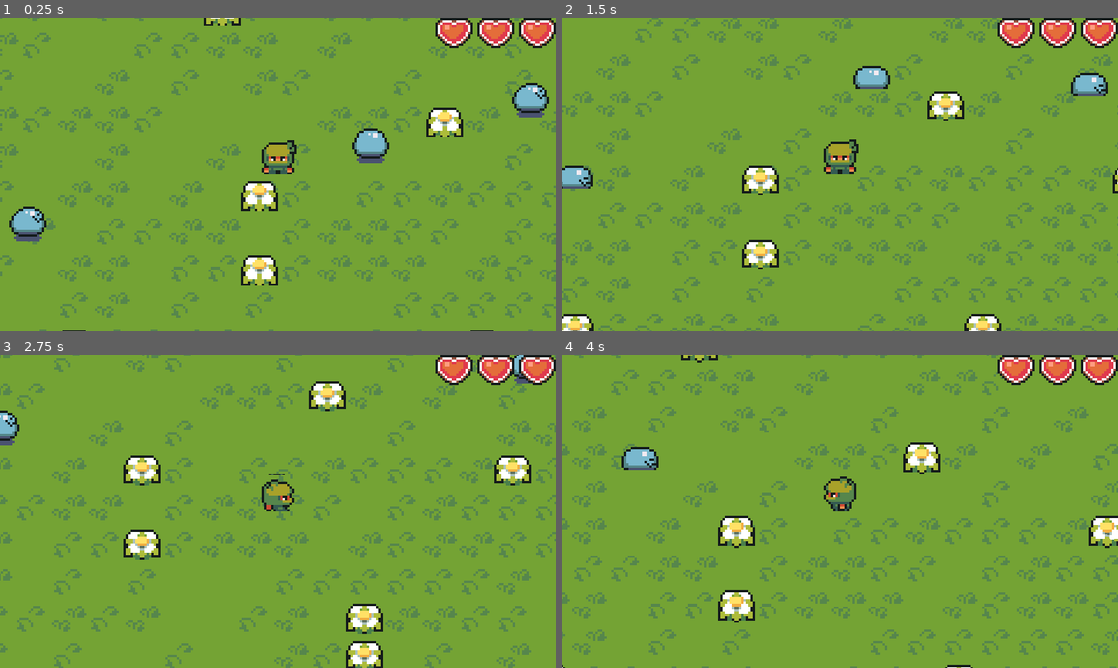
Above: before the commit, frames 1-4 (two rows, left to right).
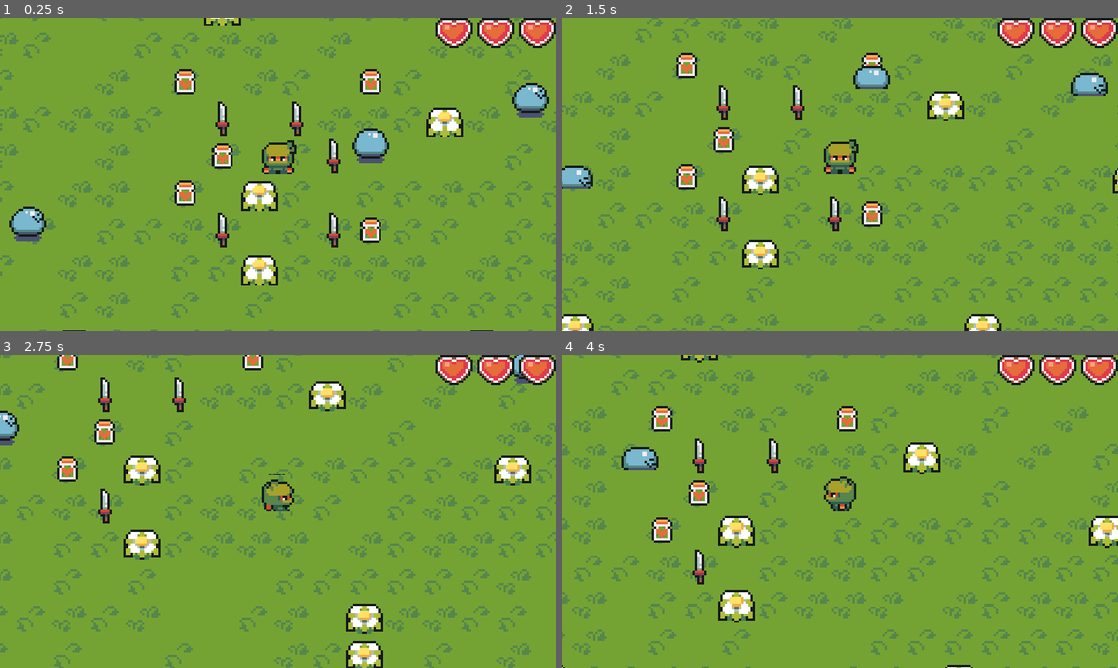
Above: after the commit, the same moments.

Repository: dysonswarm/GodotActionRpg
Game: Godot game, scene res://Scenes/world.tscn
The game is run twice, just before and just after one commit, with the same random seed, the same clock (stepped at 60 frames per second) and the same inputs.
Inputs:
- Up to frame 1 (0.25 s): no input
- Up to frame 2 (1.5 s): hold Right (ui_right) 0.53-1.28 s; hold Down (ui_down) from 1.28 s (still down)
- Up to frame 3 (2.75 s): release Down (ui_down) at 2.03 s; hold Right (ui_right) from 2.03 s (still down)
- Up to frame 4 (4 s): release Right (ui_right) at 2.78 s; hold Up (ui_up) 2.78-3.53 s; hold Left (ui_left) from 3.53 s (still down)

The runs differ from the first frame. In frame 1, 2.1% of the frame differs, in the area x 31-69%, y 16-74%; in frame 2, 1.8%; in frame 3, 1.3%; in frame 4, 1.5%.

Commit message:
Tutortial #18 complete

Diff:
--- /dev/null
+++ b/Collectibles/Collectible.gd
@@ -0,0 +1,4 @@
+extends Area2D
+
+func collect():
+	queue_free()
--- /dev/null
+++ b/Collectibles/collectible.tscn
@@ -0,0 +1,14 @@
+[gd_scene load_steps=3 format=3 uid="uid://jj27ylql2lf8"]
+
+[ext_resource type="Script" path="res://Collectibles/Collectible.gd" id="1_1ymux"]
+
+[sub_resource type="RectangleShape2D" id="RectangleShape2D_qrhf4"]
+resource_local_to_scene = true
+
+[node name="Collectible" type="Area2D"]
+script = ExtResource("1_1ymux")
+
+[node name="CollisionShape2D" type="CollisionShape2D" parent="."]
+shape = SubResource("RectangleShape2D_qrhf4")
+
+[node name="Sprite2D" type="Sprite2D" parent="."]
--- /dev/null
+++ b/Collectibles/lifepot.tscn
@@ -0,0 +1,17 @@
+[gd_scene load_steps=4 format=3 uid="uid://dx2g33mmrrcv"]
+
+[ext_resource type="PackedScene" uid="uid://jj27ylql2lf8" path="res://Collectibles/collectible.tscn" id="1_8dnad"]
+[ext_resource type="Texture2D" uid="uid://bu802mms8jrnb" path="res://Art/LifePot.png" id="2_ohheb"]
+
+[sub_resource type="RectangleShape2D" id="RectangleShape2D_jjg6f"]
+resource_local_to_scene = true
+size = Vector2(8, 10)
+
+[node name="Lifepot" instance=ExtResource("1_8dnad")]
+
+[node name="CollisionShape2D" parent="." index="0"]
+position = Vector2(-1.19209e-07, 0)
+shape = SubResource("RectangleShape2D_jjg6f")
+
+[node name="Sprite2D" parent="." index="1"]
+texture = ExtResource("2_ohheb")
--- /dev/null
+++ b/Collectibles/sword.gd
@@ -0,0 +1,8 @@
+extends "res://Collectibles/Collectible.gd"
+
+@onready var animations = $AnimationPlayer
+
+func collect():
+	animations.play("spin")
+	await animations.animation_finished
+	super.collect()
--- /dev/null
+++ b/Collectibles/sword.tscn
@@ -0,0 +1,61 @@
+[gd_scene load_steps=8 format=3 uid="uid://brh310o5uuhc2"]
+
+[ext_resource type="PackedScene" uid="uid://jj27ylql2lf8" path="res://Collectibles/collectible.tscn" id="1_5b5lj"]
+[ext_resource type="Script" path="res://Collectibles/sword.gd" id="2_1v55l"]
+[ext_resource type="Texture2D" uid="uid://c1pql2v6idn0c" path="res://Art/Sprite.png" id="2_jddvl"]
+
+[sub_resource type="RectangleShape2D" id="RectangleShape2D_3g4vj"]
+resource_local_to_scene = true
+size = Vector2(6, 14)
+
+[sub_resource type="Animation" id="Animation_fsnno"]
+resource_name = "spin"
+length = 0.4
+step = 0.4
+tracks/0/type = "value"
+tracks/0/imported = false
+tracks/0/enabled = true
+tracks/0/path = NodePath("Sprite2D:rotation")
+tracks/0/interp = 1
+tracks/0/loop_wrap = true
+tracks/0/keys = {
+"times": PackedFloat32Array(0, 0.4),
+"transitions": PackedFloat32Array(1, 1),
+"update": 0,
+"values": [0.0, 6.28319]
+}
+
+[sub_resource type="Animation" id="Animation_43qfh"]
+length = 0.001
+tracks/0/type = "value"
+tracks/0/imported = false
+tracks/0/enabled = true
+tracks/0/path = NodePath("Sprite2D:rotation")
+tracks/0/interp = 1
+tracks/0/loop_wrap = true
+tracks/0/keys = {
+"times": PackedFloat32Array(0),
+"transitions": PackedFloat32Array(1),
+"update": 0,
+"values": [0.0]
+}
+
+[sub_resource type="AnimationLibrary" id="AnimationLibrary_k4cca"]
+_data = {
+"RESET": SubResource("Animation_43qfh"),
+"spin": SubResource("Animation_fsnno")
+}
+
+[node name="Sword" instance=ExtResource("1_5b5lj")]
+script = ExtResource("2_1v55l")
+
+[node name="CollisionShape2D" parent="." index="0"]
+shape = SubResource("RectangleShape2D_3g4vj")
+
+[node name="Sprite2D" parent="." index="1"]
+texture = ExtResource("2_jddvl")
+
+[node name="AnimationPlayer" type="AnimationPlayer" parent="." index="2"]
+libraries = {
+"": SubResource("AnimationLibrary_k4cca")
+}
--- a/Player/player.gd
+++ b/Player/player.gd
@@ -9,10 +9,10 @@
 @onready var animations = $AnimationPlayer
 @onready var effects = $Effects
 @onready var hurtTimer = $hurtTimer
+@onready var hurtBox = $hurtBox
 @onready var currentHealth: int = maxHealth
 
 var isHurt = false
-var enemyCollisions = []
 
 func _ready():
 	effects.play("RESET")
@@ -37,8 +37,9 @@
 	move_and_slide()
 	update_animation()
 	if !isHurt:
-		for enemyArea in enemyCollisions:
-			hurtByEnemy(enemyArea)
+		for area in hurtBox.get_overlapping_areas():
+			if area.name == "hitBox":
+				hurtByEnemy(area)
 
 
 func hurtByEnemy(area):
@@ -55,16 +56,12 @@
 	effects.play("RESET")
 	isHurt = false
 
-
-func _on_hurt_box_area_entered(area):
-	if area.name == "hitBox":
-		enemyCollisions.append(area)
-
 func knockback(enemyVelocity: Vector2):
 	var knockbackDirection = (enemyVelocity-velocity).normalized() * knockbackPower
 	velocity = knockbackDirection
 	move_and_slide()
 
 
-func _on_hurt_box_area_exited(area):
-	enemyCollisions.erase(area)
+func _on_hurt_box_area_entered(area):
+	if area.has_method("collect"):
+		area.collect()
--- a/Player/player.tscn
+++ b/Player/player.tscn
@@ -189,4 +189,3 @@
 one_shot = true
 
 [connection signal="area_entered" from="hurtBox" to="." method="_on_hurt_box_area_entered"]
-[connection signal="area_exited" from="hurtBox" to="." method="_on_hurt_box_area_exited"]
--- a/Scenes/world.tscn
+++ b/Scenes/world.tscn
@@ -6,7 +6,9 @@
 [ext_resource type="Texture2D" uid="uid://ftoyfd7hmamd" path="res://Art/TilesetNature.png" id="2_3eg8u"]
 [ext_resource type="Texture2D" uid="uid://cjsloa5pg512l" path="res://Art/animated_flower.png" id="3_wswm6"]
 [ext_resource type="Script" path="res://Scenes/follow_cam.gd" id="5_4u38m"]
+[ext_resource type="PackedScene" uid="uid://dx2g33mmrrcv" path="res://Collectibles/lifepot.tscn" id="5_epjxu"]
 [ext_resource type="PackedScene" uid="uid://j752j3d2cuvl" path="res://Enemies/slime.tscn" id="6_w2xj5"]
+[ext_resource type="PackedScene" uid="uid://brh310o5uuhc2" path="res://Collectibles/sword.tscn" id="6_x48ip"]
 [ext_resource type="PackedScene" uid="uid://crr0ou08t165s" path="res://gui/hearts_container.tscn" id="7_7hwq4"]
 
 [sub_resource type="TileSetAtlasSource" id="TileSetAtlasSource_vj7uq"]
@@ -2848,6 +2850,11 @@
 0:0/0/physics_layer_0/angular_velocity = 0.0
 0:0/0/physics_layer_0/polygon_0/points = PackedVector2Array(-8, 0.0701537, -6.84, -2.94646, -4.94585, -4.84062, 5.15631, -4.77046, 6.76985, -3.01662, 8, 0, 8, 8, -8, 8)
 
+[sub_resource type="TileSetScenesCollectionSource" id="TileSetScenesCollectionSource_rm5do"]
+resource_name = "Collectibles"
+scenes/1/scene = ExtResource("5_epjxu")
+scenes/2/scene = ExtResource("6_x48ip")
+
 [sub_resource type="TileSet" id="TileSet_ri7x1"]
 physics_layer_0/collision_layer = 3
 physics_layer_0/collision_mask = 3
@@ -2864,6 +2871,7 @@
 sources/0 = SubResource("TileSetAtlasSource_vj7uq")
 sources/1 = SubResource("TileSetAtlasSource_48sr8")
 sources/2 = SubResource("TileSetAtlasSource_45s5d")
+sources/3 = SubResource("TileSetScenesCollectionSource_rm5do")
 
 [node name="World" type="Node2D"]
 y_sort_enabled = true
@@ -2881,6 +2889,8 @@
 layer_2/y_sort_enabled = true
 layer_2/z_index = 1
 layer_2/tile_data = PackedInt32Array(393223, 1, 0, 65544, 1, 0, 262145, 1, 0, 262157, 1, 0, 262152, 2, 0, 65539, 2, 0,  …(2531 unchanged characters)…
+layer_3/name = "collectibles"
+layer_3/tile_data = PackedInt32Array(786443, 3, 65536, 851984, 3, 65536, 589840, 3, 65536, 589835, 3, 65536, 720908, 3, 65536, 851980, 3, 131072, 851983, 3, 131072, 720911, 3, 131072, 655374, 3, 131072, 655372, 3, 131072)
 
 [node name="Player" parent="TileMap" instance=ExtResource("1_3x7kv")]
 position = Vector2(224, 192)
Binary file added: Art/LifePot.png
Not shown, added: Art/LifePot.png.import
Binary file added: Art/Sprite.png
Not shown, added: Art/Sprite.png.import
Not shown: 1 places in Scenes/world.tscn that only renumber resources
